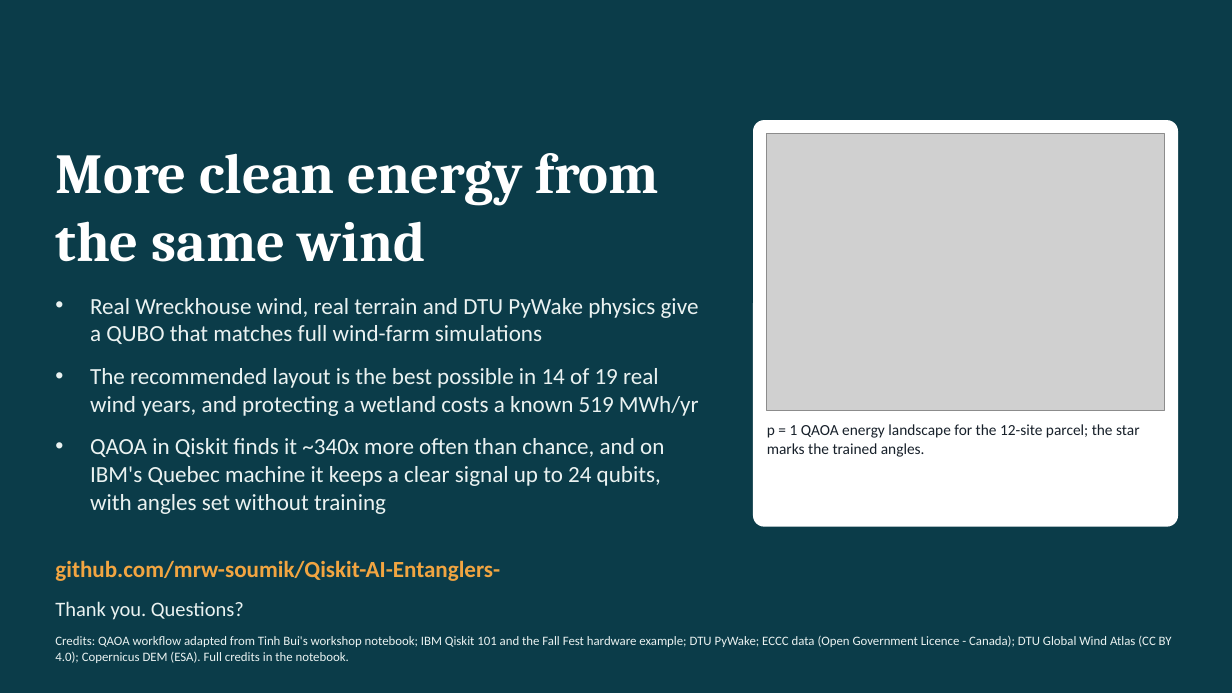
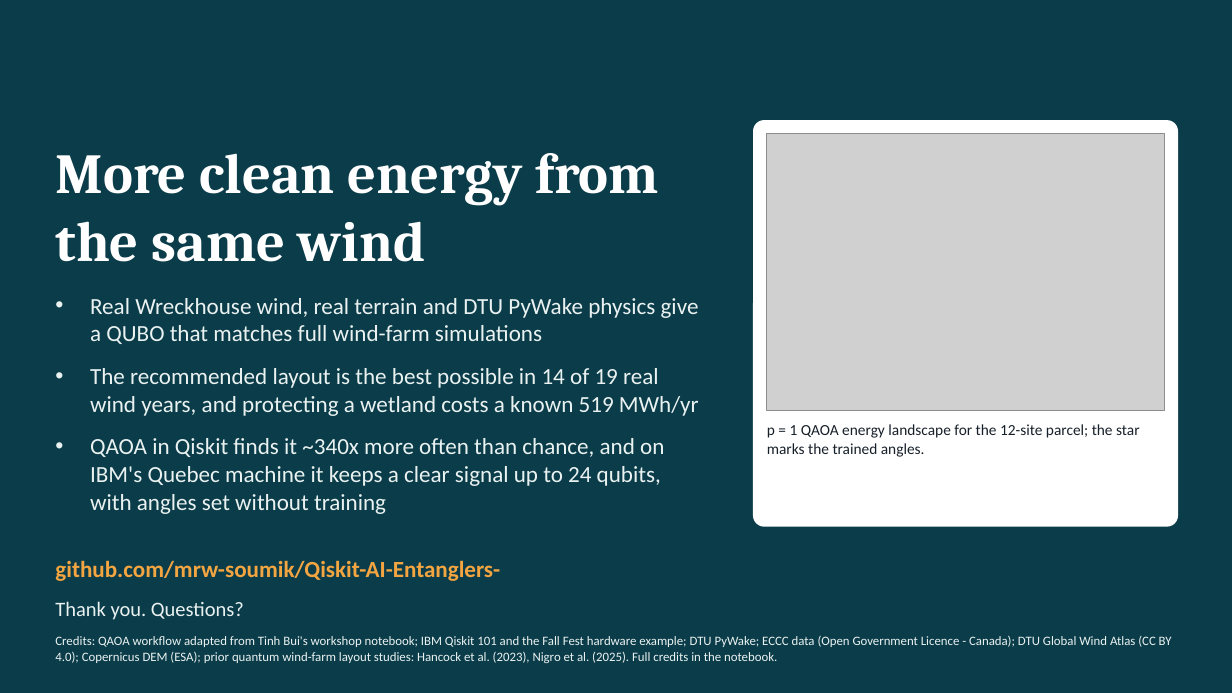
Before and after one commit to mrw-soumik/Qiskit-AI-Entanglers-, a slide deck: slide 16 of slides/WakeWise_NL_AI_Entanglers.pptx. Drawn at 1232x693 pixels with LibreOffice and Linux fonts; fonts in the diff are those of the drawing; grey boxes stand for pictures. Boxes give left, top, right and bottom in pixels: in the first picture for what was removed or moved away, otherwise in the second. Text is boxed around its words. In the diff, an @@ line names an element or a change of style, - is before the commit and + after.

```diff
--- a/slides/WakeWise_NL_AI_Entanglers.pptx
+++ b/slides/WakeWise_NL_AI_Entanglers.pptx
@@ text at <box>55,636,1172,663</box>: text changed @@
-Credits: QAOA workflow adapted from Tinh Bui's workshop notebook; IBM Qiskit 101 and the Fall Fest hardware example; DTU PyWake; ECCC data (Open Government Licence - Canada); DTU Global Wind Atlas (CC BY 4.0); Copernicus DEM (ESA). Full credits in the notebook.
+Credits: QAOA workflow adapted from Tinh Bui's workshop notebook; IBM Qiskit 101 and the Fall Fest hardware example; DTU PyWake; ECCC data (Open Government Licence - Canada); DTU Global Wind Atlas (CC BY 4.0); Copernicus DEM (ESA); prior quantum wind-farm layout studies: Hancock et al. (2023), Nigro et al. (2025). Full credits in the notebook.
```
Also in this commit, not shown: 2 other slides changed, 2 other files.
